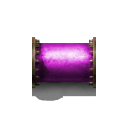
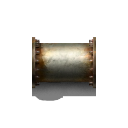
Layer changes from the first 128px x 128px image to the second:
pixels changed over box(35, 41, 93, 83) (layer not identified)
